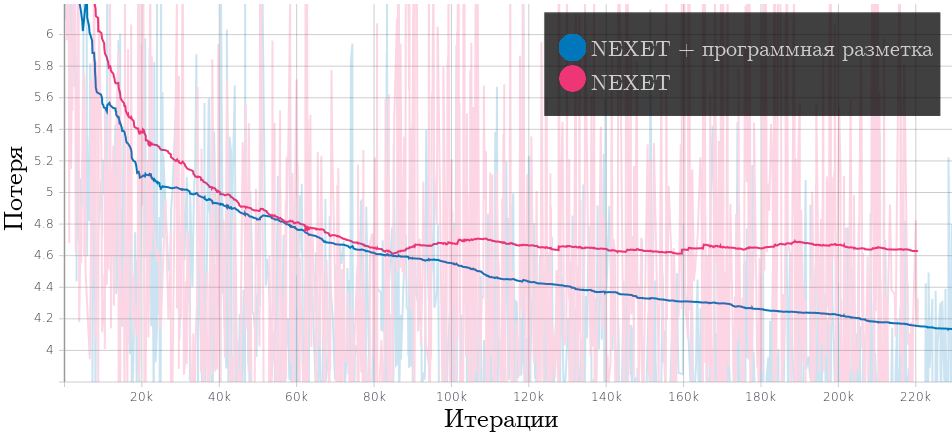
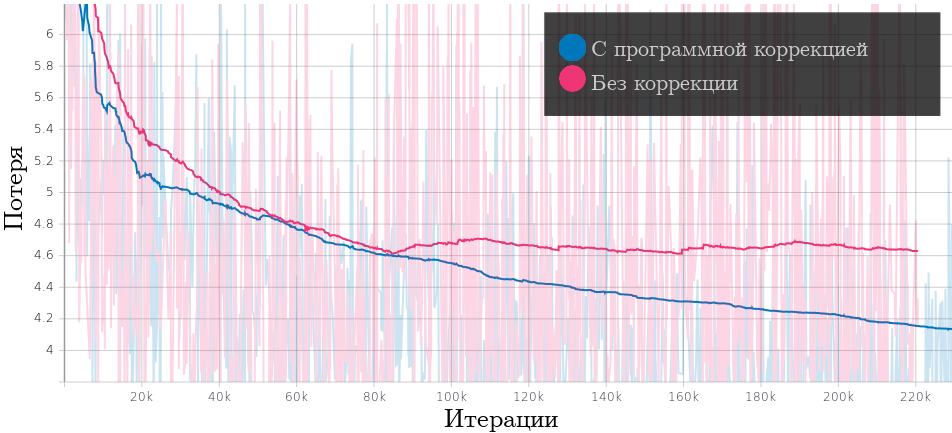
Before/after of a w=952, h=433 layered artwork. What changed in the layer stack:
renamed "NEXET + программная разметка" to "С программной коррекцией", painted on it over 591, 41, 933, 61
renamed "NEXET" to "Без коррекции", painted on it over 591, 75, 738, 95
moved "loss_gen_no_err.svg #1" above "Layer", painted on it over 34, 29, 933, 354
